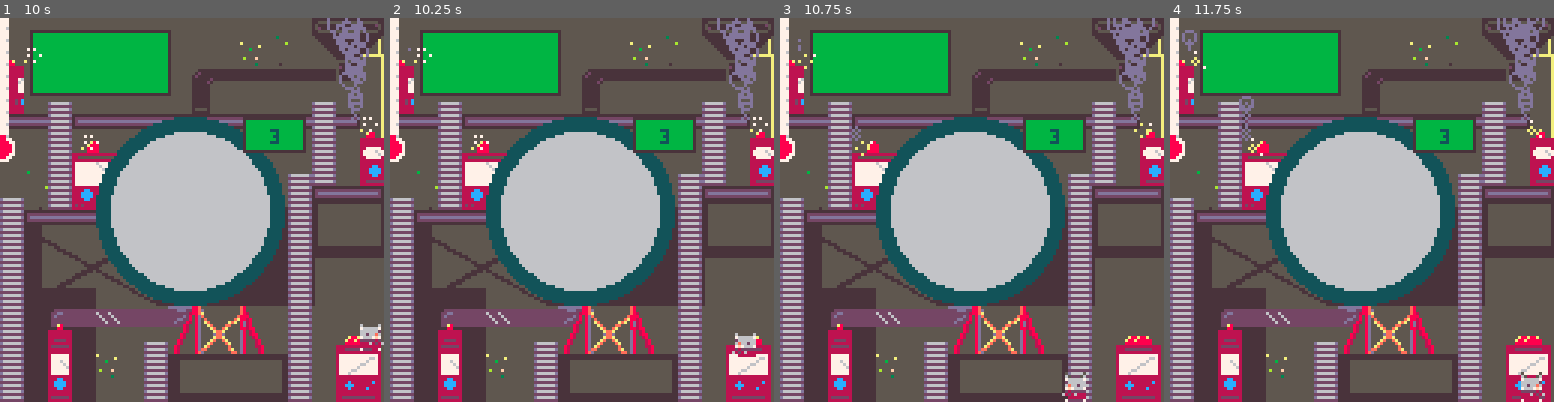
Above: before the commit, frames 1-4 (left to right).
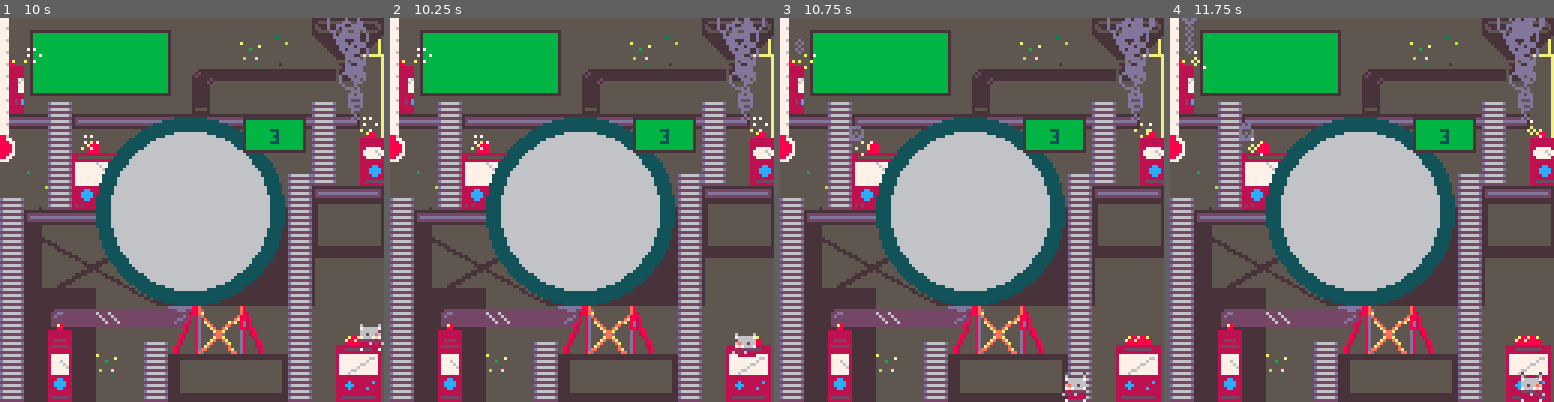
Above: after the commit, the same moments.

Repository: keatontate/gmtk-jam-2025
Game: PICO-8 cartridge src/loop-game.p8
Same seed, same stepped clock (60 frames per second), same inputs: the game is played once before the commit and once after it.
Inputs:
- Up to frame 1 (10 s): tap X (X key) at 0.33, 1.07, 1.85, 2.97, 4.08, 5.2, 6.32, 7.43, 8.55, 9.67 s; tap O (Z key) at 0.7, 1.7, 2.1, 2.5, 2.9, 3.3, 3.7, 4.1, 4.5, 4.9, 5.3, 5.7, 6.1, 6.5, 6.9, 7.3, 7.7, 8.1, 8.5, 8.9, 9.3, 9.7 s; hold Right 1.6-2.1 s; hold Up 2.15-2.42 s; hold Right 2.47-3.03 s; hold Left 3.08-3.58 s; hold Down 3.63-3.97 s; hold Right 4.02-4.68 s; hold Up 4.73-5.03 s; hold Left 5.08-5.68 s; hold Down 5.73-6.03 s; hold Right 6.08-6.58 s; hold Right 6.63-7.13 s; hold Up 7.18-7.45 s; hold Right 7.5-8.07 s; hold Left 8.12-8.62 s; hold Down 8.67-9 s; hold Right 9.05-9.72 s; hold Up from 9.77 s (still down)
- Up to frame 2 (10.25 s): release Up at 10.07 s; tap O (Z key) at 10.1 s; hold Left from 10.12 s (still down)
- Up to frame 3 (10.75 s): tap O (Z key) at 10.5 s; release Left at 10.72 s
- Up to frame 4 (11.75 s): hold Down 10.77-11.07 s; tap X (X key) at 10.78 s; tap O (Z key) at 10.9, 11.3, 11.7 s; hold Right 11.12-11.62 s

Frame 1 is identical in both runs. In frame 2, less than 0.1% of the frame differs, in the area x 4-98%, y 0-9%; in frame 3, 0.2%; in frame 4, 0.5%, in the area x 3-97%, y 0-33%.

Commit message:
Added and tested a tutorial, currently disabled because the tutorial.finished = true hardcoded. to turn it on we just make that flase to start.

Diff:
--- a/src/game-loop.lua
+++ b/src/game-loop.lua
@@ -3,6 +3,12 @@
 end
 
 function _update()
+  -- tutorial goes instead of main loop
+  if not tutorial.finished then
+    update_tutorial()
+    update_pl()
+    return
+  end
   update_pl()
   update_machines()
   spawn_fish()
@@ -18,6 +24,9 @@
   draw_pl()
   draw_particles()
 
+  if not tutorial.finished then
+    draw_tutorial()
+  end
   -- temp floor
   --  map(0, 12, 0, 91, 16, 1)
 end
--- a/src/loop-game.p8
+++ b/src/loop-game.p8
@@ -16,6 +16,7 @@
 #include fish.lua
 #include particles.lua
 #include cash.lua
+#include tutorial.lua
 
 __gfx__
 00000000000000000000000000000000000000000000000000000000000000000700000066666666666666666666666600000009666666660000180000000000
--- /dev/null
+++ b/src/tutorial.lua
@@ -0,0 +1,19 @@
+tutorial = {
+  i = 1,
+  finished = true,
+  tutorial_messages = {
+    "welcome to fish-loop factory! \n(press \151 to continue, or \n\142 to skip)",
+  }
+}
+function update_tutorial()
+  if tutorial.i > #tutorial.tutorial_messages then
+    tutorial.finished = true
+  end
+
+  if btn(5) then tutorial.i += 1 end
+
+end
+
+function draw_tutorial()
+  print(tutorial.tutorial_messages[tutorial.i], 5, 5)
+end
